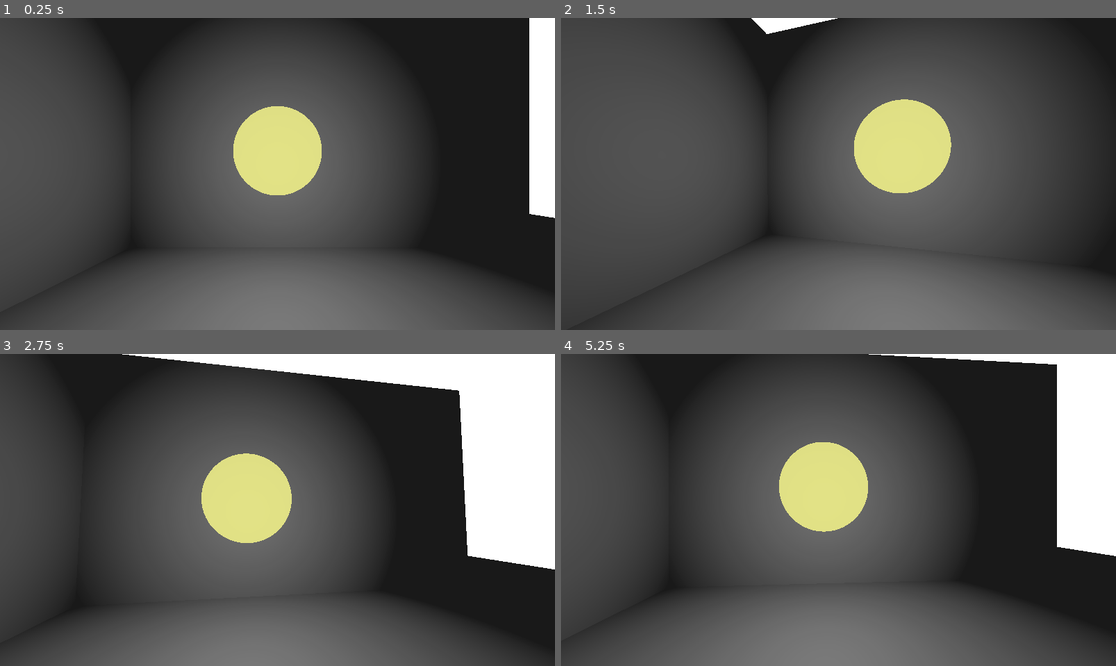
Above: before the commit, frames 1-4 (two rows, left to right).
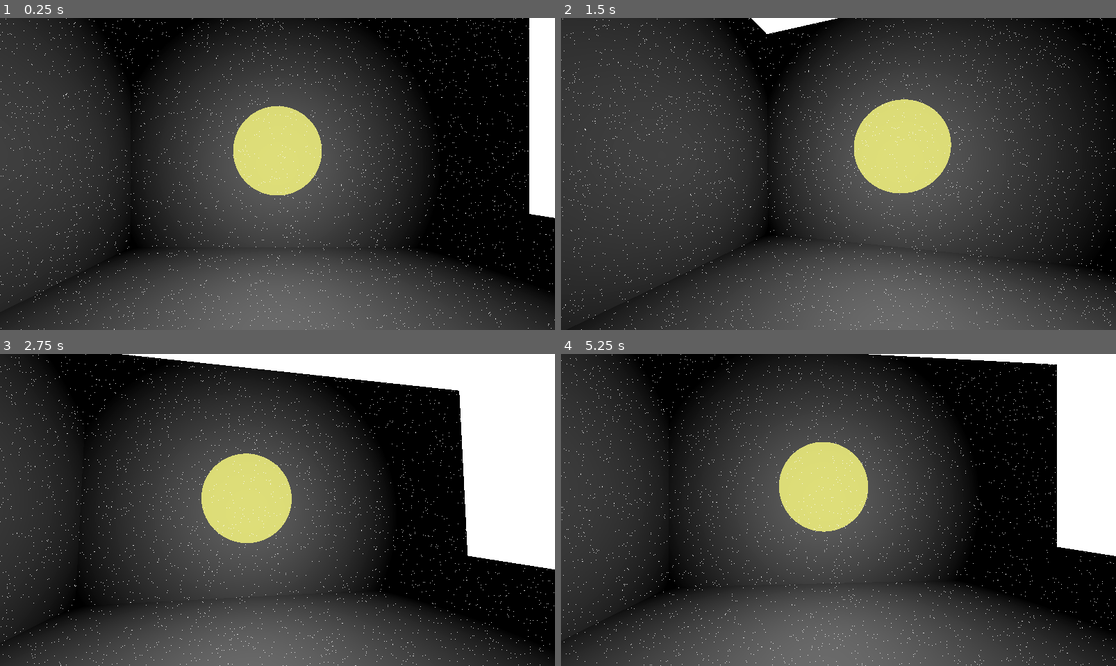
Above: after the commit, the same moments.

Repository: Stormn13/godot-camera-fx-showcase
Game: Godot game, scene res://scenes/node_3d.tscn
Same seed, same stepped clock (60 frames per second), same inputs: the game is played once before the commit and once after it.
Inputs (mouse positions are in pixels of both pictures, inside the frame that each line leads up to):
- Up to frame 1 (0.25 s): no input
- Up to frame 2 (1.5 s): move the mouse to (866, 174) at 0.52 s; move the mouse to (810, 174) at 1.27 s
- Up to frame 3 (2.75 s): move the mouse to (288, 503) at 2.02 s
- Up to frame 4 (5.25 s): move the mouse to (832, 516) at 2.77 s; move the mouse to (877, 513) at 3.52 s; move the mouse to (794, 506) at 4.27 s; move the mouse to (844, 510) at 5.02 s

The runs differ from the first frame. In frame 1, 22% of the frame differs, in the area x 0-100%, y 0-100%; in frame 2, 6.1%; in frame 3, 20%; in frame 4, 20%.

Commit message:
added the static shader

Diff:
--- a/scenes/node_3d.tscn
+++ b/scenes/node_3d.tscn
@@ -1,5 +1,6 @@
-[gd_scene load_steps=10 format=3 uid="uid://4xgfsqid01er"]
+[gd_scene load_steps=11 format=3 uid="uid://4xgfsqid01er"]
 
+[ext_resource type="Script" path="res://scripts/random_bridge.gd" id="1_2mcb1"]
 [ext_resource type="Shader" path="res://shaders/bulb.gdshader" id="1_fo1nw"]
 [ext_resource type="Script" path="res://scripts/camera_3d.gd" id="2_mbubo"]
 [ext_resource type="Shader" path="res://shaders/camerashader.gdshader" id="2_xlpiu"]
@@ -20,8 +21,10 @@
 
 [sub_resource type="ShaderMaterial" id="ShaderMaterial_61r8y"]
 shader = ExtResource("2_xlpiu")
+shader_parameter/random_value = null
 
 [node name="Node3D" type="Node3D"]
+script = ExtResource("1_2mcb1")
 
 [node name="WorldEnvironment" type="WorldEnvironment" parent="."]
 environment = SubResource("Environment_55q7d")
--- /dev/null
+++ b/scripts/random_bridge.gd
@@ -0,0 +1,7 @@
+extends Node3D
+var random_value: float
+@onready var glitch_rect := $CanvasLayer/ColorRect
+@onready var shader_mat := glitch_rect.material as ShaderMaterial
+func _process(delta: float) -> void:
+	random_value = randf()
+	shader_mat.set_shader_parameter("random_value" , random_value)
--- a/shaders/camerashader.gdshader
+++ b/shaders/camerashader.gdshader
@@ -1,4 +1,13 @@
 shader_type canvas_item;
+
+uniform float random_value;
+
+float random(vec2 p){
+	return fract(
+		sin(dot(p, vec2(12.9898,78.233)))
+		* 43758.5453
+	);
+}
 
 void vertex() {
 	// Called for every vertex the material is visible on.
@@ -6,12 +15,13 @@
 
 void fragment() {
 	// Called for every pixel the material is visible on.
-	vec4 color;
-	color.x = 1.0;
-	color.y = 1.0;
-	color.z = 1.0;
-	color.w = 0.1;
-	COLOR = color;
+	float r = random(UV + random_value);
+	if(r > 0.99){
+		COLOR = vec4(1.0, 1.0, 1.0, 0.8);
+	}
+	else{
+		COLOR = vec4(1.0, 1.0, 1.0, 0);
+	}
 }
 
 //void light() {
